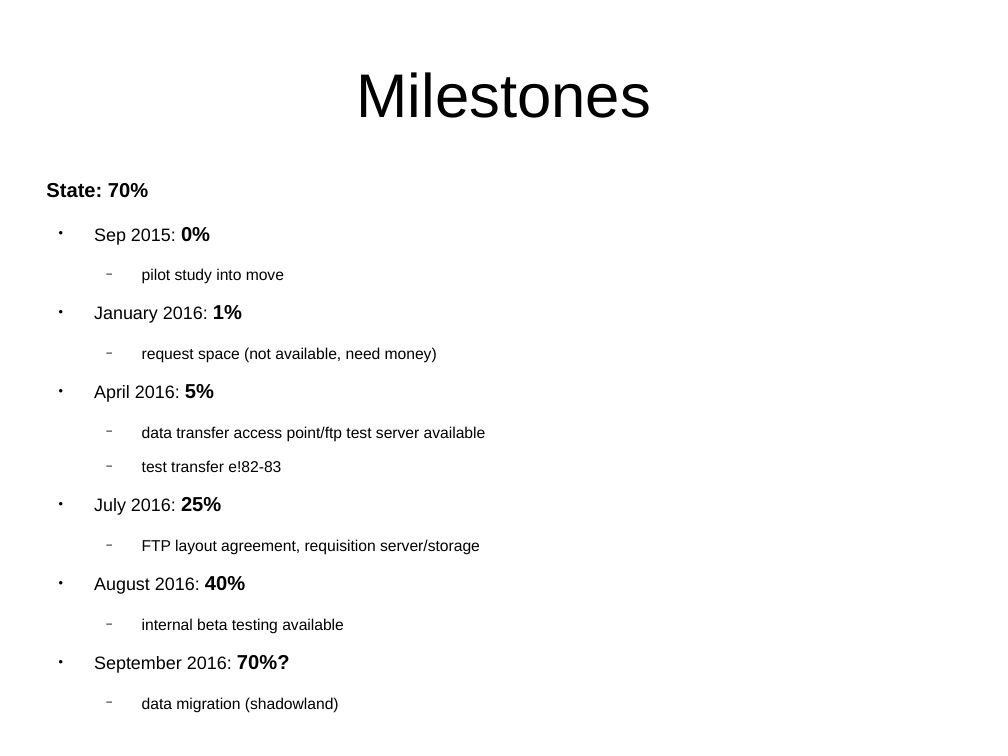
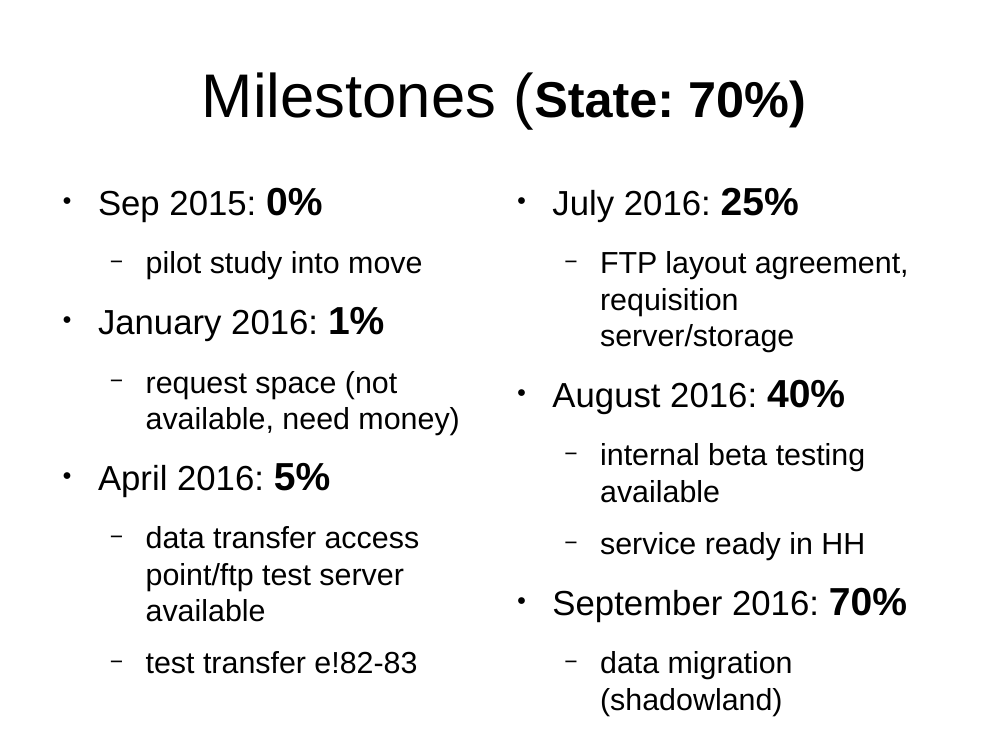
Before and after one commit to avullo/ensembl-migration-pm, a slide deck: slide 23 of data-review-10-16/talk.odp (slide 22 before the commit). Drawn at 1008x756 pixels with LibreOffice and Linux fonts; fonts in the diff are those of the drawing; background and template pictures are left out. Boxes give left, top, right and bottom in pixels: in the first picture for what was removed or moved away, otherwise in the second. Text is boxed around its words. In the diff, an @@ line names an element or a change of style, - is before the commit and + after.

Commit message:
Updates plus data review slides and Andy's presentation.

```diff
--- a/data-review-10-16/talk.odp
+++ b/data-review-10-16/talk.odp
@@ title at [202,72,806,127]: text changed @@
-Milestones
+Milestones (State: 70%)
@@ text "Sep 2015: 0%" at [98,187,459,674]: size 12.8 to 24.8 pt in "Sep 2015:", "January 2016:", "April 2016:"; size 14.4 to 27.9 pt in "0%", "1%", "5%"; size 11.2 to 21.7 pt in "pilot study into move", "request space (not available, need money)", "data transfer access point/ftp test server available", "test transfer e!82-83" @@
@@ text at [46,183,148,198]: paragraph removed @@
-State: 70%
@@ text added at [552,187,909,716], 21.7 pt, text #000000 @@
+● July 2016: 25%
+  − FTP layout agreement, requisition server/storage
+● August 2016: 40%
+  − internal beta testing available
+  − service ready in HH
+● September 2016: 70%
+  − data migration (shadowland)
@@ text at [94,497,480,712]: paragraphs removed @@
-● July 2016: 25%
-  − FTP layout agreement, requisition server/storage
-● August 2016: 40%
-  − internal beta testing available
-● September 2016: 70%?
-  − data migration (shadowland)
```
Also in this commit, not shown: 7 other slides changed, 1 slide added, 7 other files.
